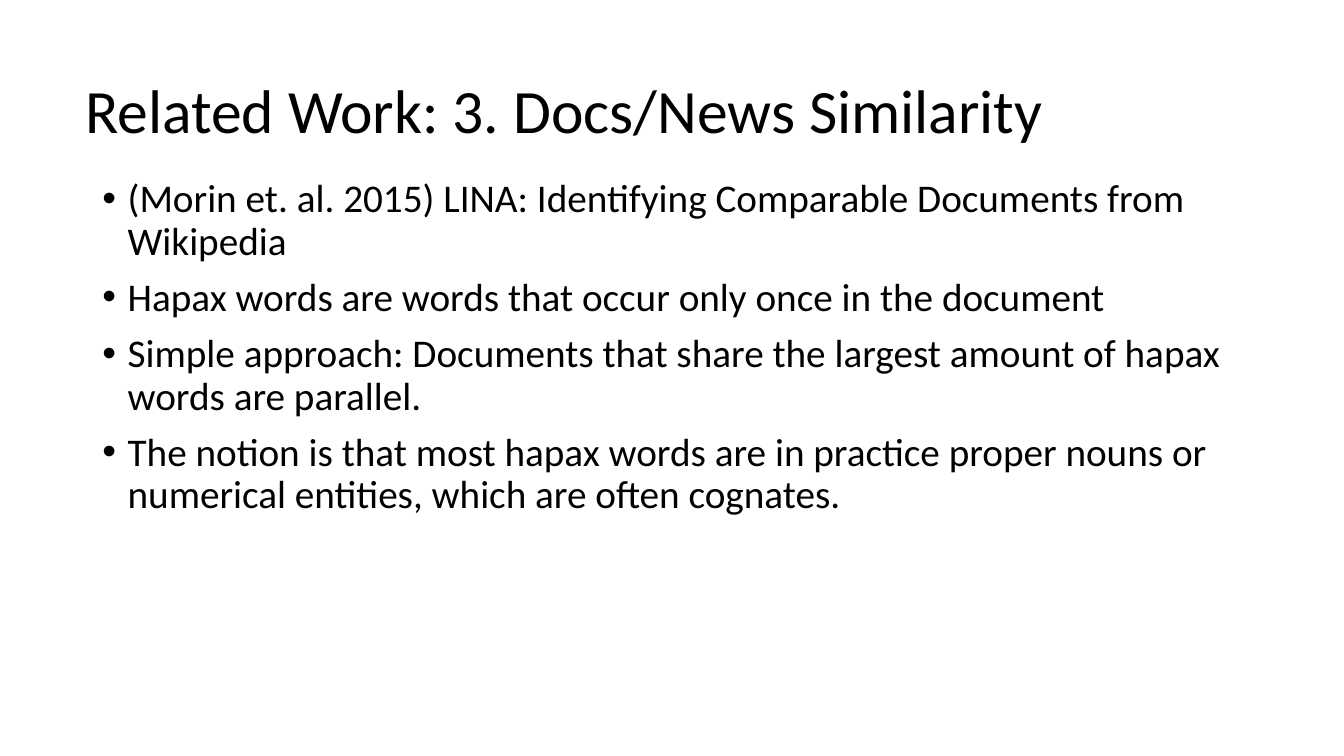
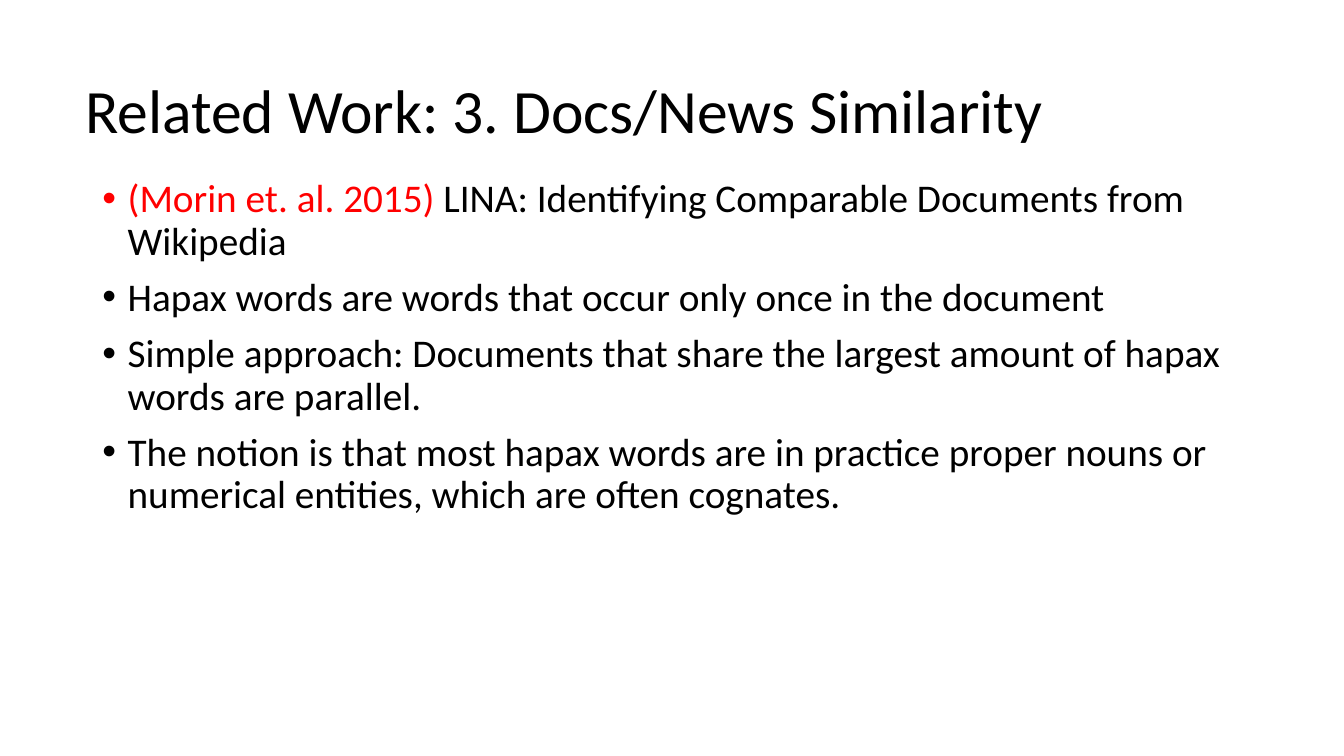
Before and after one commit to HussamHallak/TPDL2022, a slide deck: slide 10 of TPDL 2022 Paper Updates.pptx (slide 9 before the commit). Drawn at 1344x756 pixels with LibreOffice and Linux fonts; fonts in the diff are those of the drawing. Boxes give left, top, right and bottom in pixels: in the first picture for what was removed or moved away, otherwise in the second. Text is boxed around its words. In the diff, an @@ line names an element or a change of style, - is before the commit and + after.

```diff
--- a/TPDL 2022 Paper Updates.pptx
+++ b/TPDL 2022 Paper Updates.pptx
@@ text at box(128, 183, 1184, 262): text colour #000000 to #FF0000 in "(Morin et. al. 2015)" @@
```
Also in this commit, not shown: 5 other slides changed, 6 slides added.
